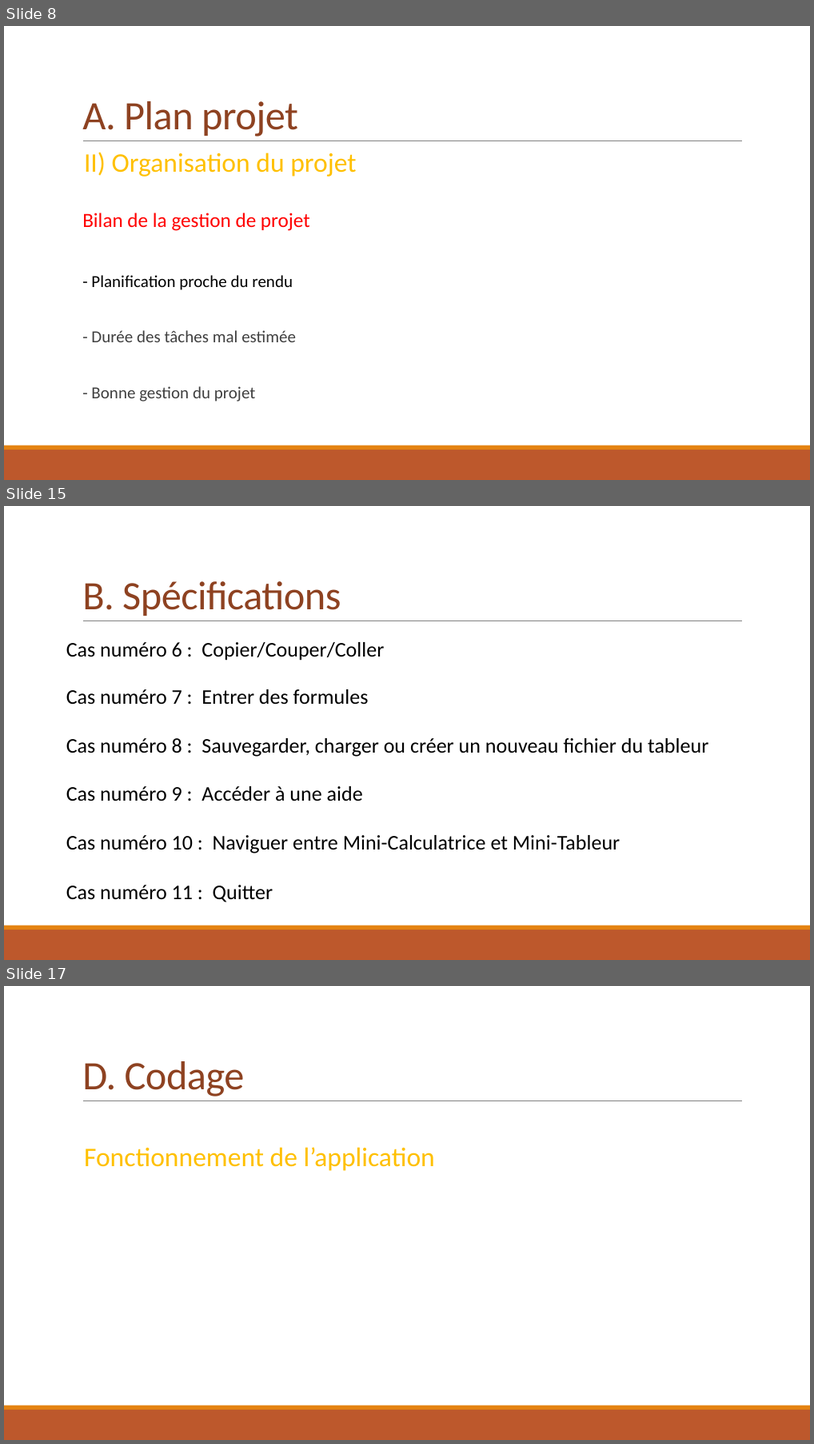
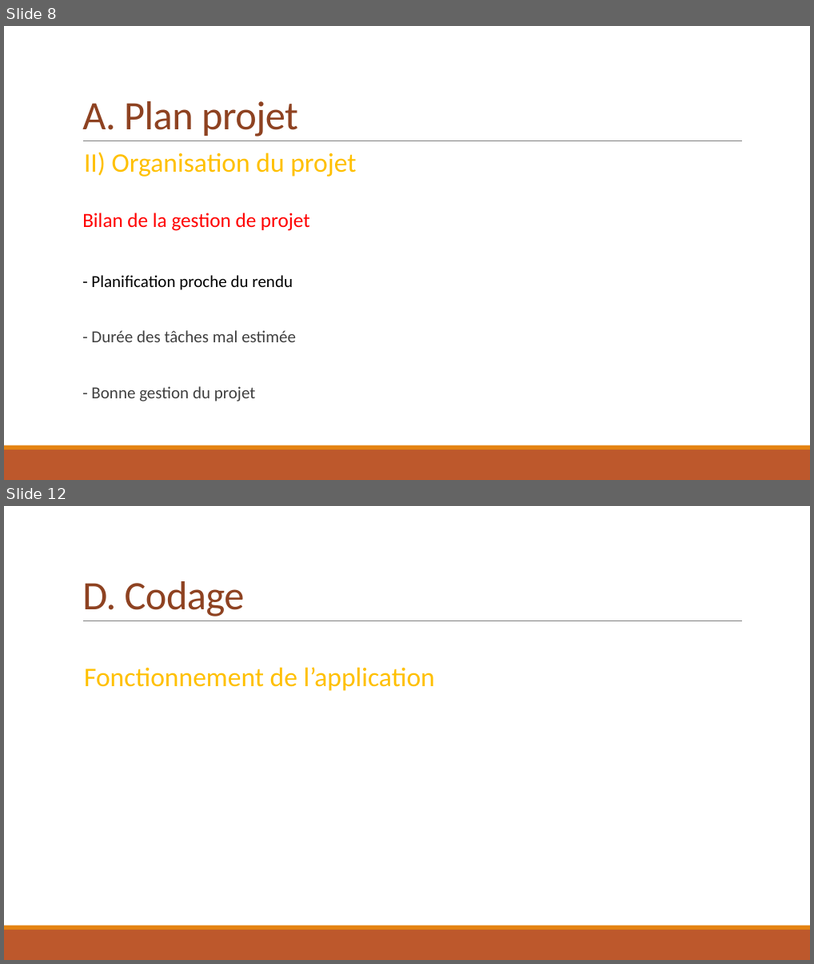
Before and after one commit to Vinvin2/Calculatrice, a slide deck: ProjetS2/Dossier-Manuel-Presentation/PresentationProjetS2.pptx. Shown one above the other, each under a label of ours: slides 8, 15 and 17 before the commit, slides 8 and 12 after it; the slides between them are not shown. The pictures are 814x1444 and 814x964 pixels, drawn with LibreOffice and Linux fonts; fonts in the diff are those of the drawing. Boxes give left, top, right and bottom in pixels: in the first picture for what was removed or moved away, otherwise in the second. Text is boxed around its words. In the diff, an @@ line names an element or a change of style, - is before the commit and + after.

```diff
--- a/ProjetS2/Dossier-Manuel-Presentation/PresentationProjetS2.pptx
+++ b/ProjetS2/Dossier-Manuel-Presentation/PresentationProjetS2.pptx
@@ slide 15 removed at [4,506,810,960], background #FFFFFF; not listed: 3 template elements that a slide beside it also shows @@
@@ title removed at [82,581,341,616] @@
-B. Spécifications
@@ text removed at [66,642,709,902] @@
-        Cas numéro 6 : Copier/Couper/Coller
-        Cas numéro 7 : Entrer des formules
-        Cas numéro 8 : Sauvegarder, charger ou créer un nouveau fichier du tableur
-        Cas numéro 9 : Accéder à une aide
-        Cas numéro 10 : Naviguer entre Mini-Calculatrice et Mini-Tableur
-        Cas numéro 11 : Quitter
@@ what was slide 17 is now slide 12 @@
```
Also in this commit, not shown: 3 slides changed, 12 other slides removed, 1 other file.
